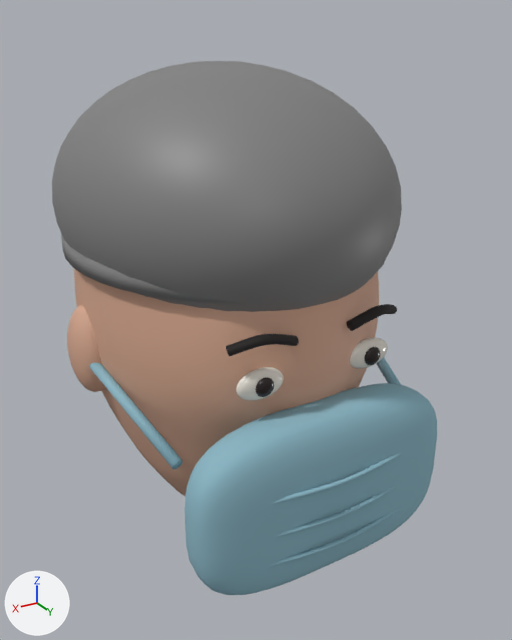
The glTF model assets/models/surgeon/head.glb: old version first, new version second.
Both versions are drawn from a camera (50 mm lens) standing at (0.185, 0.315, 0.159) and looking at (-0.003, 0.001, 0.002). Lighting does not change. The marker at lower left points along +X, +Y and +Z. The picture after the commit comes second. Where no turn or scale is listed for an object, it has been applied to the vertices.

The first picture shows 'Brows', 'Cap', 'Eyes', 'Face', 'Irises', 'Mask', 'MaskPleats'.
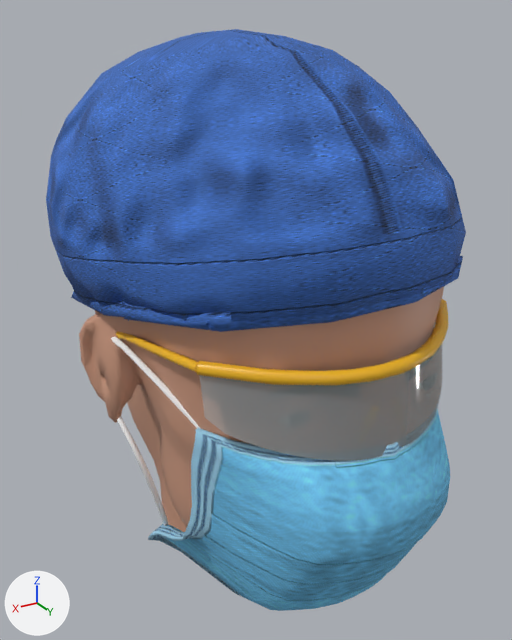
Where the change shows, as pixel boxes (x1, y1, x2, y2) in the pictures (512 x 640 px):
'Cap', surface changed, reshaped (20% wider, 21% taller)
    before: (52, 61, 402, 312)
    after: (46, 29, 466, 332)
'Mask', surface changed, reshaped (15% taller)
    before: (89, 357, 437, 595)
    after: (111, 337, 450, 611)
'Face', reshaped
    before: (67, 268, 379, 496)
    after: (79, 287, 444, 532)
'Lens', added
    after: (199, 344, 442, 461)
'Frame', added
    after: (116, 299, 448, 385)
'MaskPleats', deleted
    before: (265, 453, 403, 568)
'Eyes', deleted
    before: (236, 338, 388, 401)
'Irises', deleted
    before: (255, 347, 380, 397)
part 2 of me_brows, deleted (black)
    before: (346, 304, 397, 331)
part 3 of me_brows, deleted (black)
    before: (226, 334, 299, 357)
part 4 of me_cap, rebuilt (20% wider, 16% taller)
    before: (52, 61, 402, 312)
    after: (46, 29, 466, 321)
part 5 of me_cap, added
    after: (71, 256, 463, 332)
part 6 of me_cap, deleted (mostly hidden)
    before: (61, 234, 385, 303)
part 7 of me_mask, deleted (cyan)
    before: (184, 383, 437, 595)
part 8 of me_mask, built on (mostly hidden before)
    before: (89, 357, 401, 469)
    after: (111, 337, 450, 611)

Diff of the bpy script that builds the scene:
```diff
--- a/assets/models/surgeon/head.glb.py
+++ b/assets/models/surgeon/head.glb.py
@@ mat_tint @@
 n0 = _N.new('ShaderNodeBsdfPrincipled'); n0.name = 'Principled BSDF'
-n0.inputs[0].default_value = (0.216, 0.216, 0.216, 1.0)  # 'Base Color', grey #808080
+n0.inputs[2].default_value = 0.9  # 'Roughness'
 n1 = _N.new('ShaderNodeOutputMaterial'); n1.name = 'Material Output'
+n2 = _N.new('ShaderNodeTexImage'); n2.name = 'Image Texture'
+n2.image = img_tint_color
+n3 = _N.new('ShaderNodeNormalMap'); n3.name = 'Normal Map'
+n3.uv_map = 'UVMap'
+n4 = _N.new('ShaderNodeTexImage'); n4.name = 'Image Texture.001'
+n4.image = img_tint_normal
 _L.new(n0.outputs[0], n1.inputs[0])  # 'BSDF' to 'Surface'
+_L.new(n2.outputs[0], n0.inputs[0])  # 'Color' to 'Base Color'
+_L.new(n3.outputs[0], n0.inputs[5])  # 'Normal' to 'Normal'
+_L.new(n4.outputs[0], n3.inputs[1])  # 'Color' to 'Color'
@@ mat_mask @@
 n0 = _N.new('ShaderNodeBsdfPrincipled'); n0.name = 'Principled BSDF'
-n0.inputs[0].default_value = (0.263, 0.478, 0.569, 1.0)  # 'Base Color', cyan #8cb8c7
 n0.inputs[2].default_value = 0.9  # 'Roughness'
 n1 = _N.new('ShaderNodeOutputMaterial'); n1.name = 'Material Output'
+n2 = _N.new('ShaderNodeTexImage'); n2.name = 'Image Texture'
+n2.image = img_mask_color
+n3 = _N.new('ShaderNodeNormalMap'); n3.name = 'Normal Map'
+n3.uv_map = 'UVMap'
+n4 = _N.new('ShaderNodeTexImage'); n4.name = 'Image Texture.001'
+n4.image = img_mask_normal
 _L.new(n0.outputs[0], n1.inputs[0])  # 'BSDF' to 'Surface'
+_L.new(n2.outputs[0], n0.inputs[0])  # 'Color' to 'Base Color'
+_L.new(n3.outputs[0], n0.inputs[5])  # 'Normal' to 'Normal'
+_L.new(n4.outputs[0], n3.inputs[1])  # 'Color' to 'Color'
@@ me_face @@
-me_face.from_pydata(...)  # 2526 vertices, 5040 faces; spans x -0.093..0.093, y -0.129..0.069, z -0.111..0.114
+me_face.from_pydata(...)  # 1640 vertices, 2600 faces; spans x -0.093..0.093, y -0.109..0.119, z -0.145..0.058
+# me_face part 1: 1 vertex moved within x 0.084, y -0.019, z -0.018; 1883 vertices removed from x -0.083..0.093, y -0.129..0.069, z -0.111..0.114; 1639 vertices added at x -0.093..0.093, y -0.109..0.119, z -0.145..0.058
+# other edits to the shape of me_face do not show in these pictures
 me_face.materials.append(mat_skin)
@@ me_cap @@
-me_cap.from_pydata(...)  # 724 vertices, 1440 faces; spans x -0.09..0.09, y -0.138..0.078, z -0.003..0.137
+me_cap.from_pydata(...)  # 460 vertices, 900 faces; spans x -0.097..0.096, y -0.131..0.116, z 0.004..0.152
+# me_cap part 4: the loose piece of 642 vertices spanning x -0.09..0.09, y -0.138..0.078, z -0.003..0.137 is rebuilt with 395 vertices and now spans x -0.097..0.096, y -0.131..0.115, z 0.008..0.152
+# me_cap part 5: a new loose piece of 59 vertices spanning x -0.092..0.089, y -0.113..0.116, z 0.004..0.058, in mat_tint
+# me_cap part 6: the loose piece of 82 vertices spanning x -0.088..0.088, y -0.128..0.068, z 0.04..0.05 is deleted
+# other edits to the shape of me_cap do not show in these pictures
 me_cap.materials.append(mat_tint)
@@ me_mask @@
-me_mask.from_pydata(...)  # 806 vertices, 1600 faces; spans x -0.089..0.089, y -0.031..0.088, z -0.112..-0.007
+me_mask.from_pydata(...)  # 782 vertices, 1498 faces; spans x -0.087..0.087, y -0.02..0.135, z -0.129..0.015
+# me_mask part 7: the loose piece of 722 vertices spanning x -0.075..0.075, y 0.054..0.088, z -0.112..-0.018 is deleted
+# me_mask part 8: 84 vertices removed from x -0.089..0.089, y -0.031..0.051, z -0.043..-0.007; 782 vertices added at x -0.087..0.087, y -0.02..0.135, z -0.129..0.015
 me_mask.materials.append(mat_mask)
+me_mask.materials.append(mat_elastic)  # white #f7f7f7
@@ me_brows @@
-me_brows.from_pydata(...)  # 212 vertices, 416 faces; spans x -0.0495..0.0495, y 0.0594..0.0723, z 0.0176..0.0275
+me_brows.from_pydata(...)  # 83 vertices, 120 faces; spans x -0.0456..0.0455, y 0.0922..0.1103, z 0.0099..0.0185
+# me_brows part 2: 106 vertices removed from x -0.0495..-0.0152, y 0.0594..0.0723, z 0.0176..0.0275
+# me_brows part 3: 106 vertices removed from x 0.0152..0.0495, y 0.0594..0.0723, z 0.0176..0.0275
+# other edits to the shape of me_brows do not show in these pictures
 me_brows.materials.append(mat_hair)
@@ ob_eyes @@
-ob_eyes = bpy.data.objects.new('Eyes', me_eyes)
@@ ob_irises @@
-ob_irises = bpy.data.objects.new('Irises', me_irises)
@@ ob_maskpleats @@
-ob_maskpleats = bpy.data.objects.new('MaskPleats', me_maskpleats)
@@ ob_lens @@
+ob_lens = bpy.data.objects.new('Lens', me_lens)  # 131 vertices, 200 faces; spans x -0.069..0.069, y 0.0752..0.122, z -0.016..0.021; in mat_glass (white #d9e5eb)
+ob_lens.location = (0.0, 0.0, 0.0)
@@ ob_frame @@
+ob_frame = bpy.data.objects.new('Frame', me_frame)  # 282 vertices, 400 faces; spans x -0.082..0.082, y -0.023..0.12, z -0.013..0.026; in mat_frame (yellow #f2b81f)
+ob_frame.location = (0.0, 0.0, 0.0)
```
